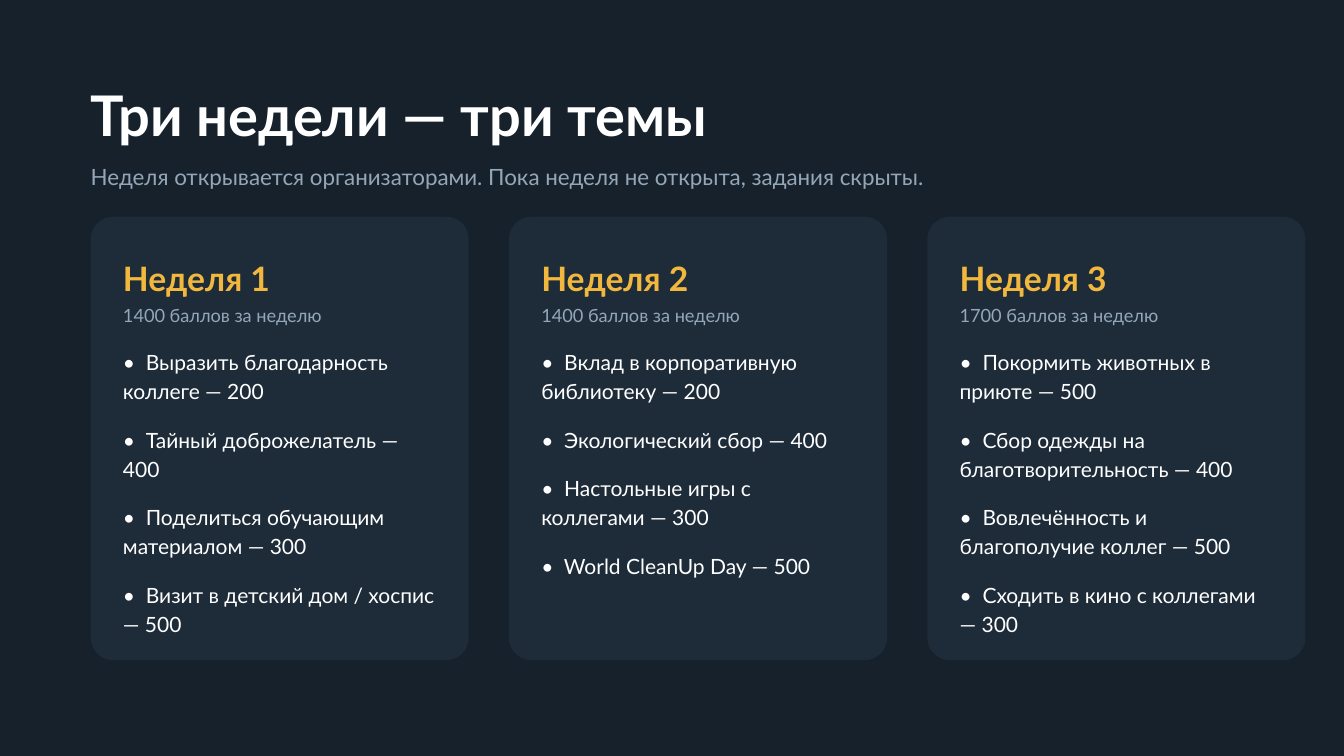
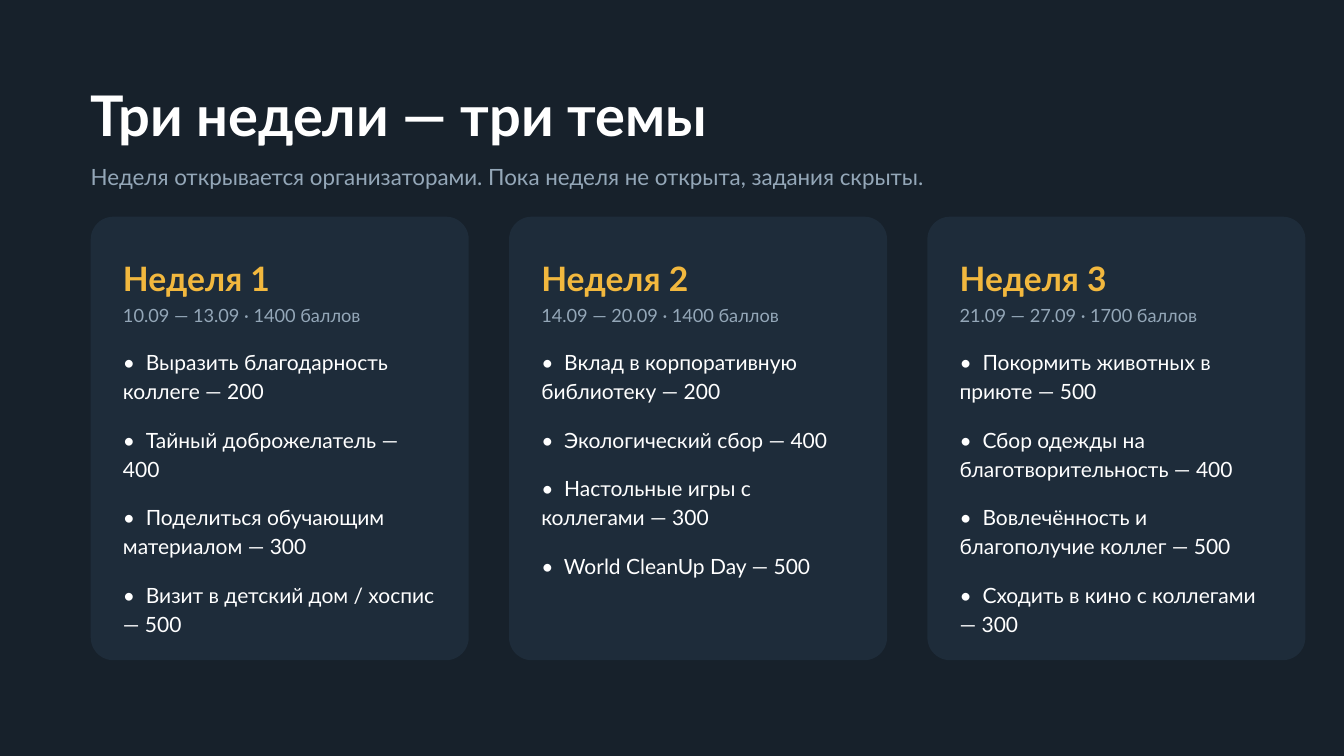
Before and after one commit to ekzotik-inc/we_grow_dobro, a slide deck: slide 3 of data/Марафон_добрых_дел_для_участников.pptx. Drawn at 1344x756 pixels with LibreOffice and Linux fonts; fonts in the diff are those of the drawing. Boxes give left, top, right and bottom in pixels: in the first picture for what was removed or moved away, otherwise in the second. Text is boxed around its words. In the diff, an @@ line names an element or a change of style, - is before the commit and + after.

```diff
--- a/data/Марафон_добрых_дел_для_участников.pptx
+++ b/data/Марафон_добрых_дел_для_участников.pptx
@@ text at box(123, 309, 360, 322): text changed @@
-1400 баллов за неделю
+10.09 — 13.09 · 1400 баллов
@@ text at box(541, 309, 779, 322): text changed @@
-1400 баллов за неделю
+14.09 — 20.09 · 1400 баллов
@@ text at box(960, 309, 1197, 322): text changed @@
-1700 баллов за неделю
+21.09 — 27.09 · 1700 баллов
```
Also in this commit, not shown: 10 other files.
